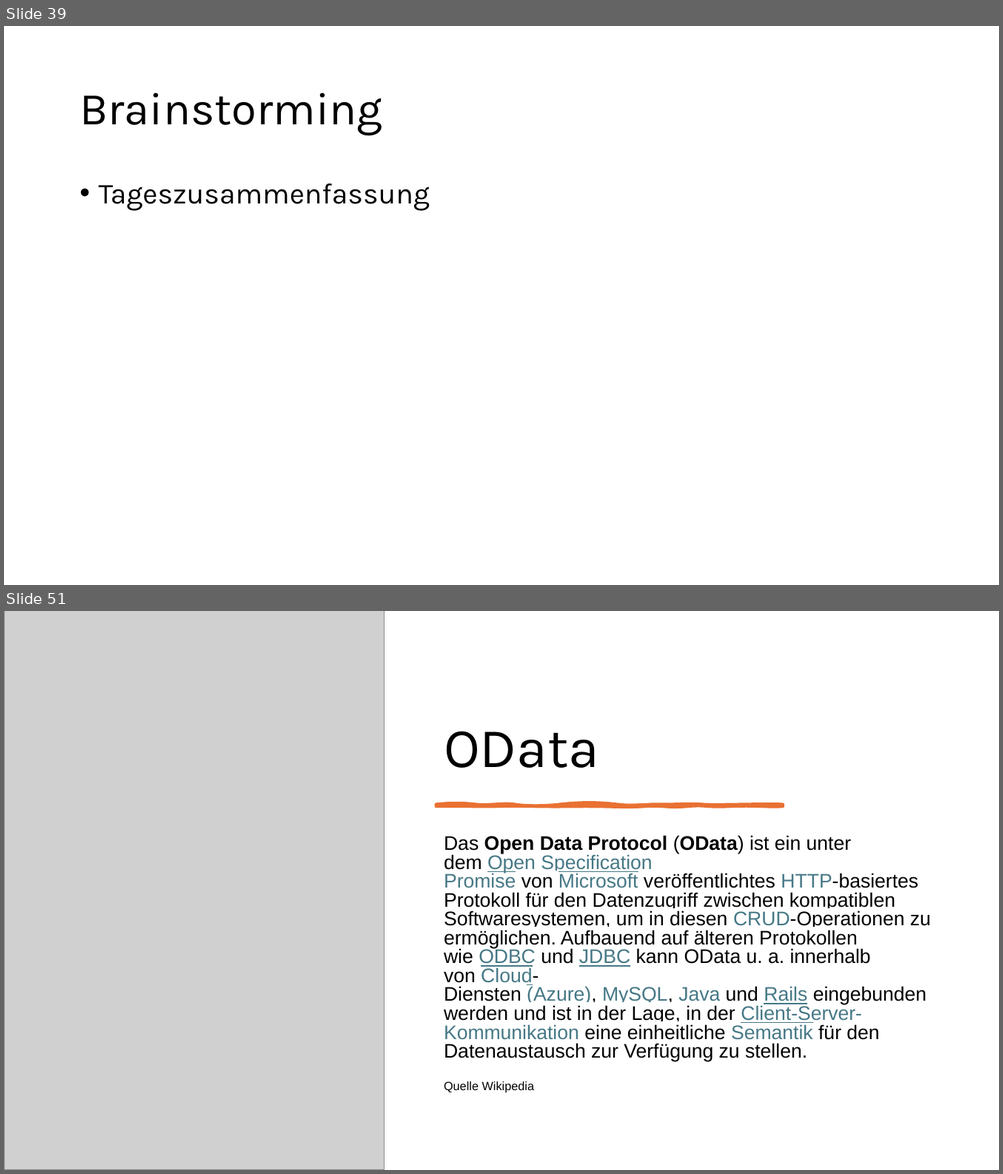
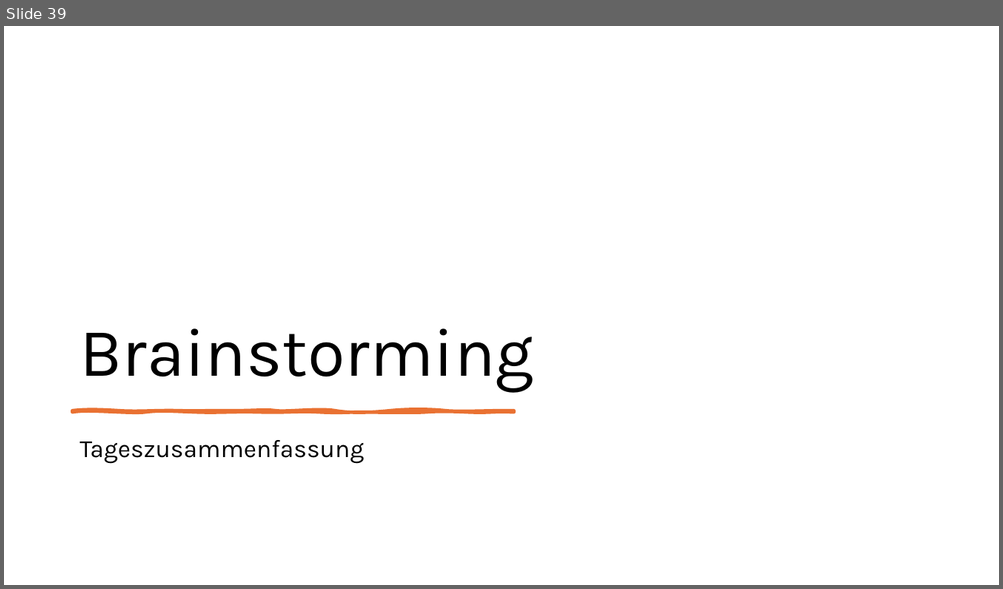
Before and after one commit to DevelopmentBvise/Schulung, a slide deck: CDS presentation/Tag1_Data Modeling with Core Data Services.pptx. Shown one above the other, each under a label of ours: slides 39 and 51 before the commit, slide 39 after it; the slides between them are not shown. The pictures are 1003x1174 and 1003x589 pixels, drawn with LibreOffice and Linux fonts; fonts in the diff are those of the drawing; grey boxes stand for pictures. Boxes give left, top, right and bottom in pixels: in the first picture for what was removed or moved away, otherwise in the second. Text is boxed around its words. In the diff, an @@ line names an element or a change of style, - is before the commit and + after.

```diff
--- a/CDS presentation/Tag1_Data Modeling with Core Data Services.pptx
+++ b/CDS presentation/Tag1_Data Modeling with Core Data Services.pptx
@@ slide 51 removed at bbox=[4, 611, 999, 1170], background #FFFFFF @@
@@ picture removed at bbox=[4, 611, 384, 1170] @@
@@ title removed at bbox=[444, 731, 599, 768] @@
-OData
@@ freeform shape removed at bbox=[436, 805, 782, 806] @@
@@ text removed at bbox=[444, 835, 930, 1093] @@
-Das Open Data Protocol (OData) ist ein unter dem Open Specification Promise von Microsoft veröffentlichtes HTTP-basiertes Protokoll für den Datenzugriff zwischen kompatiblen Softwaresystemen, um in diesen CRUD-Operationen zu ermöglichen. Aufbauend auf älteren Protokollen wie ODBC und JDBC kann OData u. a. innerhalb von Cloud-Diensten (Azure), MySQL, Java und Rails eingebunden werden und ist in der Lage, in der Client-Server-Kommunikation eine einheitliche Semantik für den Datenaustausch zur Verfügung zu stellen.
-Quelle Wikipedia
@@ slide 39 changed as well @@
@@ title "Brainstorming": place and size @@
-title "Brainstorming" at bbox=[79, 93, 382, 136]
+title "Brainstorming" at bbox=[79, 329, 534, 392]
@@ title "Brainstorming" at bbox=[79, 329, 534, 392]: size 44 to 66 pt; vertical alignment middle to bottom @@
@@ freeform shape added at bbox=[73, 411, 515, 412], fill #E97132, outline #E97132 3.25 pt @@
@@ text "Tageszusammenfassung": place and size @@
-text "Tageszusammenfassung" at bbox=[99, 184, 430, 211]
+text "Tageszusammenfassung" at bbox=[79, 440, 364, 464]
@@ text "Tageszusammenfassung" at bbox=[79, 440, 364, 464]: size 28 to 24 pt; bullet • to none @@
```
Also in this commit, not shown: 12 other slides removed.
